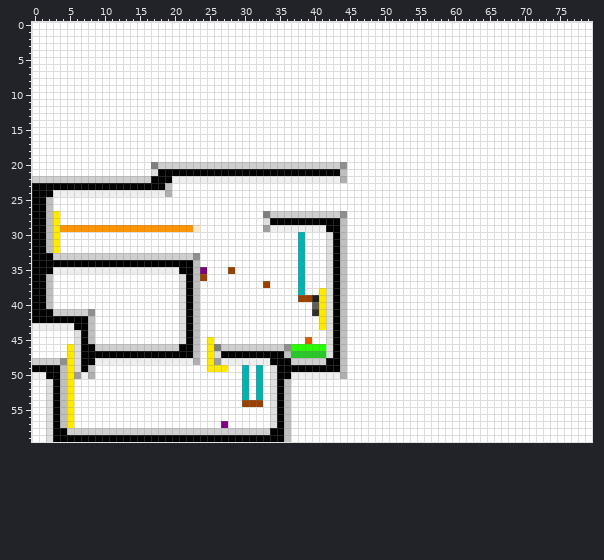
Two versions of one sprite sheet, source/level_data/layouts/level8/layer2.png. Above is the file before it was changed.
The file is 80x60 pixels.
After:
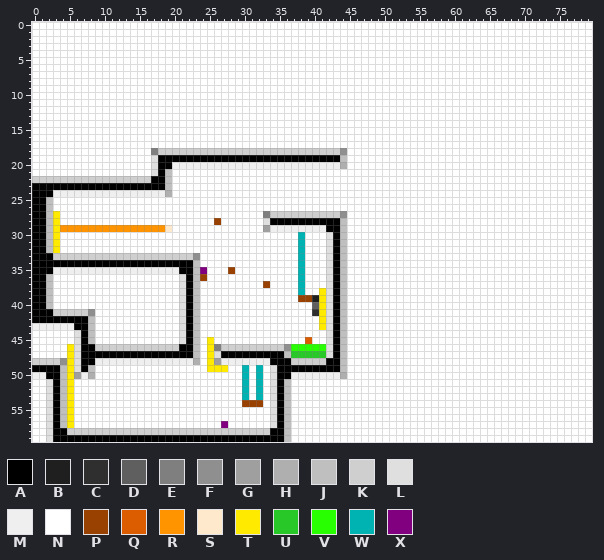
Palette (. is transparent): A #000000  B #1f1f1f  C #2f2f2f  D #5f5f5f  E #7f7f7f  F #8f8f8f  G #9f9f9f  H #afafaf  J #bfbfbf  K #cfcfcf  L #dfdfdf  M #efefef  N #ffffff  P #994100  Q #db5d00  R #ff9400  S #ffe9cc  T #ffea00  U #28c828  V #28ff00  W #00b3b3  X #800080
What changed:
{"y":18,"x":17,"old":"NNNNNNNNNNNNNNNNNNNNNNNNNNNN","new":"EKKKKKKKKKKKKKKKKKKKKKKKKKKF"}
{"y":19,"x":17,"old":"NNNNNNNNNNNNNNNNNNNNNNNNNNNN","new":"LAAAAAAAAAAAAAAAAAAAAAAAAAAJ"}
{"y":20,"x":17,"old":"EKKKKKKKKKKKKKKKKKKKKKKKKKKF","new":"LAAMMMMMMMMMMMMMMMMMMMMMMMMH"}
{"y":21,"x":19,"old":"AAAAAAAAAAAAAAAAAAAAAAAAAJ","new":"JNNNNNNNNNNNNNNNNNNNNNNNNN"}
{"y":22,"x":19,"old":"AMMMMMMMMMMMMMMMMMMMMMMMMH","new":"JNNNNNNNNNNNNNNNNNNNNNNNNN"}
{"y":28,"x":26,"old":"N","new":"P"}
{"y":29,"x":19,"old":"RRRRS","new":"SNNNN"}
